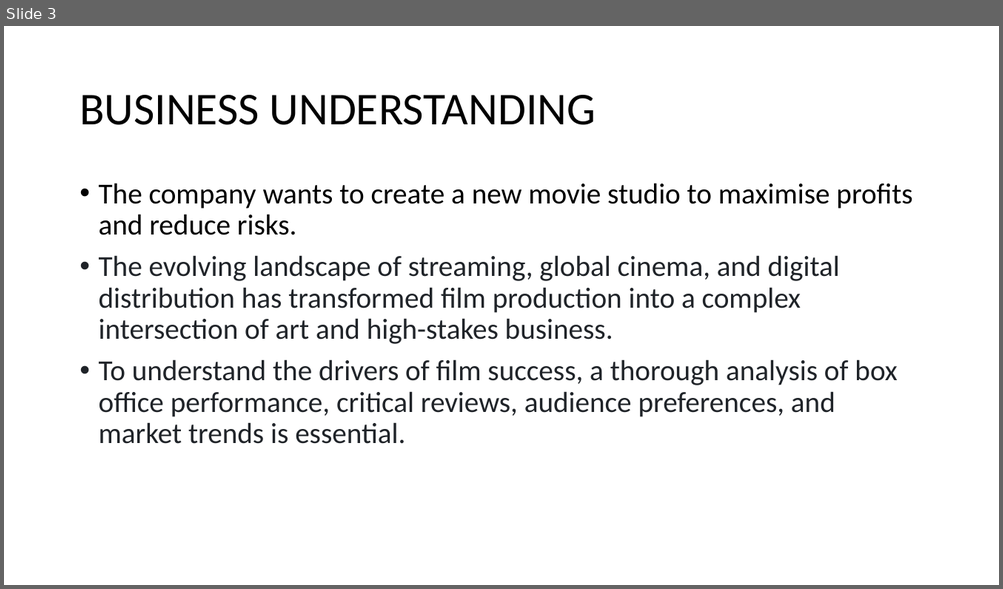
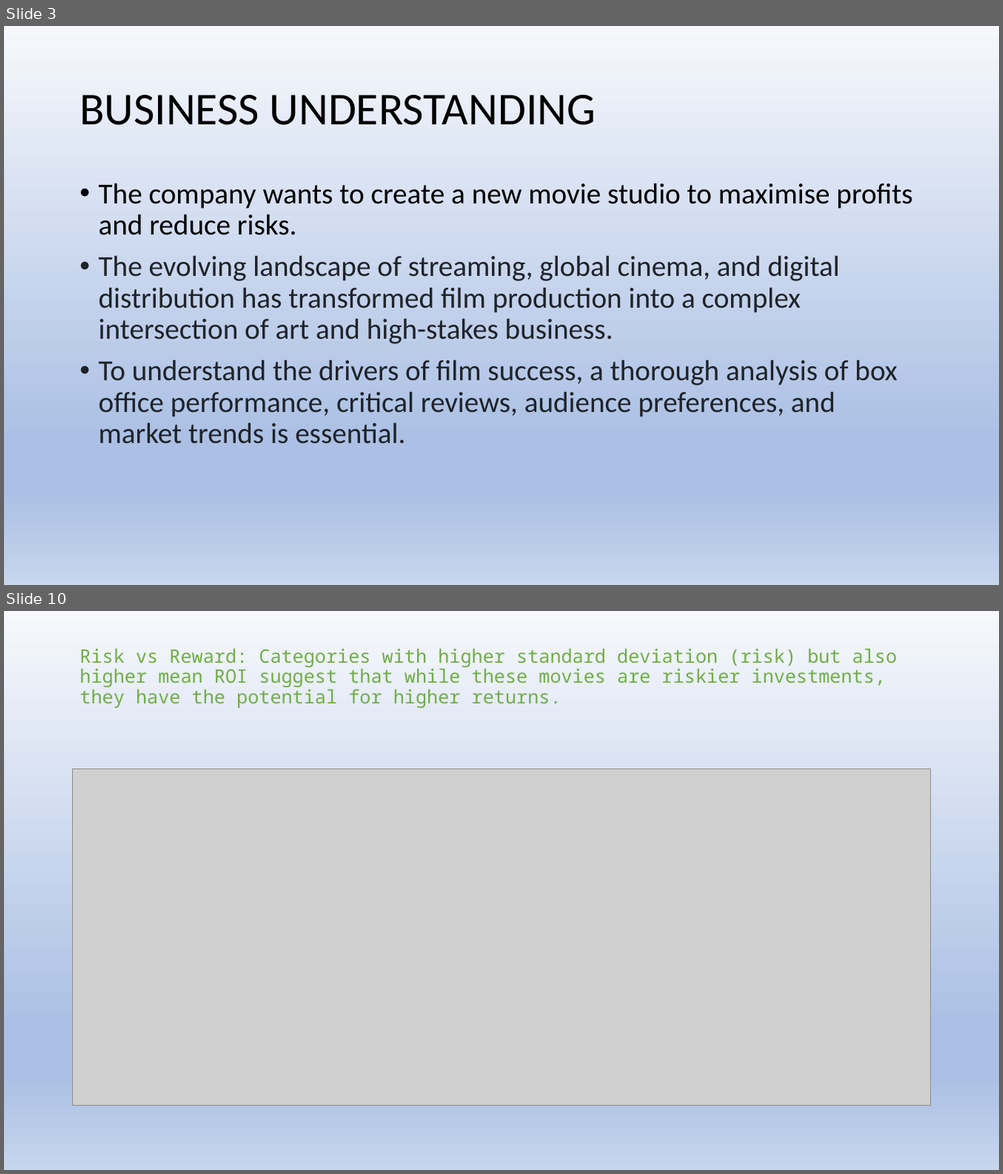
Before and after one commit to RomeC-137/Phase-G-2-Project, a slide deck: presentation.pdf.pptx. Shown one above the other, each under a label of ours: slide 3 before the commit, slides 3 and 10 after it; the slides between them are not shown. The pictures are 1003x589 and 1003x1174 pixels, drawn with LibreOffice and Linux fonts; fonts in the diff are those of the drawing; grey boxes stand for pictures. Boxes give left, top, right and bottom in pixels: in the first picture for what was removed or moved away, otherwise in the second. Text is boxed around its words. In the diff, an @@ line names an element or a change of style, - is before the commit and + after.

```diff
--- a/presentation.pdf.pptx
+++ b/presentation.pdf.pptx
@@ slide 10 added at <box>4,611,999,1170</box>, background gradient #F6F8FC to #ABC0E4 to #C7D5ED @@
@@ title added at <box>79,649,896,708</box>, 18 pt, text #70AD47 @@
+Risk vs Reward: Categories with higher standard deviation (risk) but also higher mean ROI suggest that while these movies are riskier investments, they have the potential for higher returns.
@@ picture added at <box>73,769,930,1106</box> @@
@@ slide 3 changed as well @@
@@ background #FFFFFF to gradient #F6F8FC to #ABC0E4 to #C7D5ED @@
```
Also in this commit, not shown: 2 other slides changed, 12 other slides added.
